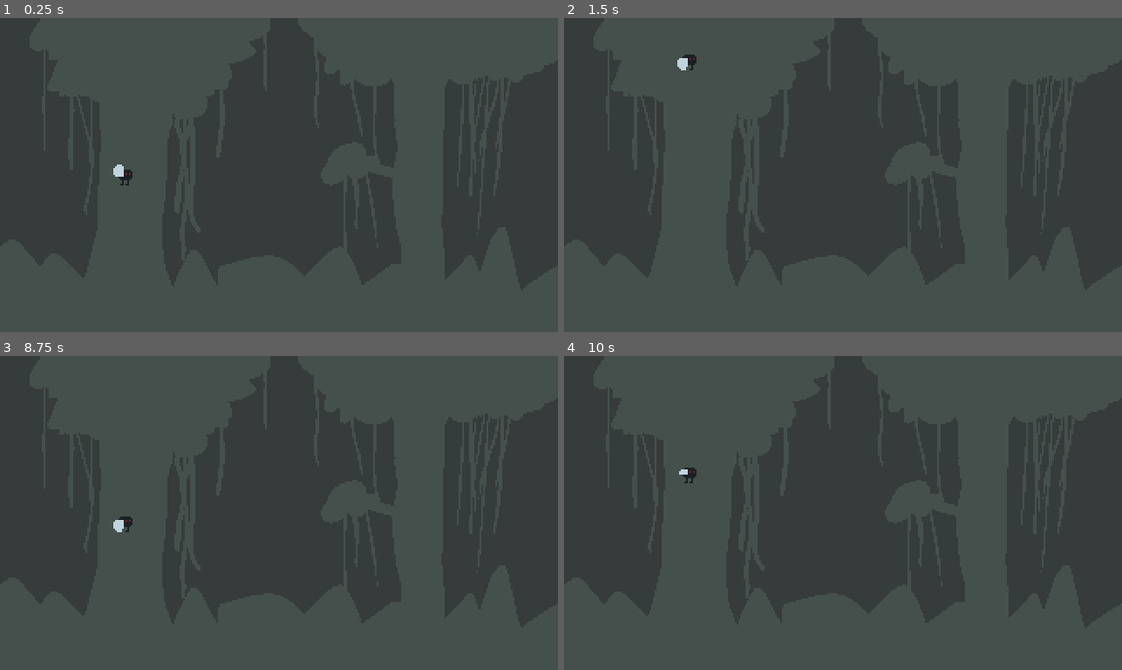
Above: before the commit, frames 1-4 (two rows, left to right).
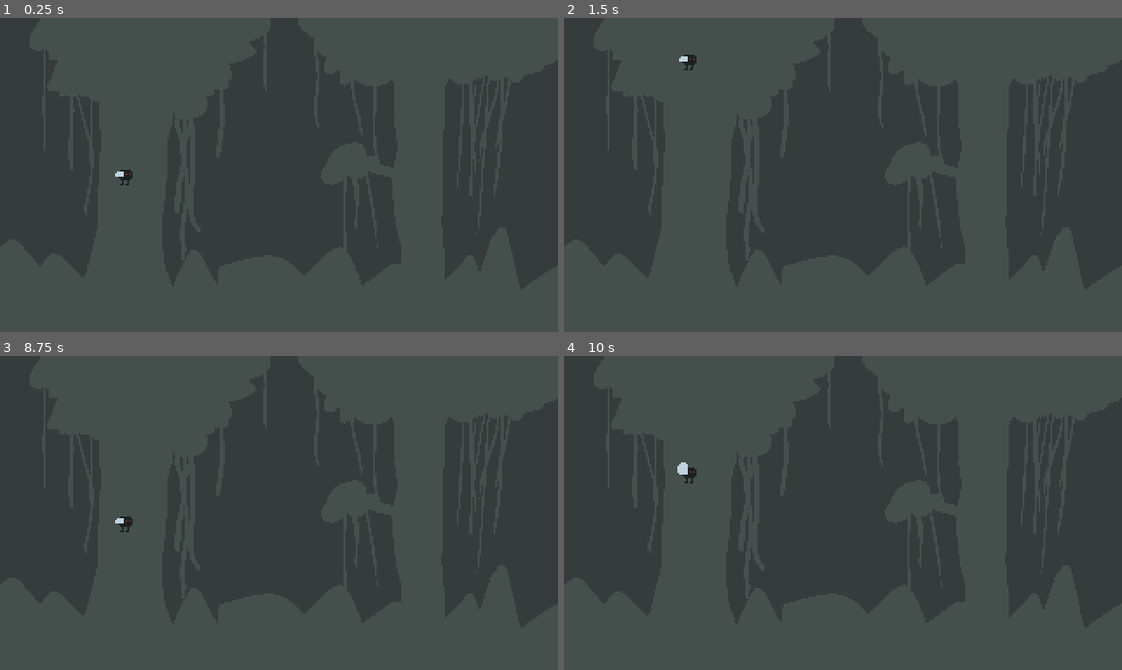
Above: after the commit, the same moments.

Repository: adrianwhatfield/flappy-fly
Game: Godot game, scene res://scenes/game.tscn
Same seed, same stepped clock (60 frames per second), same inputs: the game is played once before the commit and once after it.
Inputs:
- Up to frame 1 (0.25 s): no input
- Up to frame 2 (1.5 s): hold Up (ui_up) 0.53-1.28 s
- Up to frame 3 (8.75 s): hold Up (ui_up) 2.03-3.53 s; tap Enter at 2.75, 4.25, 5.75 s; tap Space at 3.5, 5, 6.5 s; hold Up (ui_up) 5.78-8.03 s
- Up to frame 4 (10 s): hold Up (ui_up) from 9.53 s (still down)

The runs differ from the first frame. In frame 1, less than 0.1% of the frame differs, in the area x 20-23%, y 46-50%; in frame 2, less than 0.1%, in the area x 20-23%, y 12-17%; in frame 3, less than 0.1%; in frame 4, less than 0.1%.

Commit message:
Update tree_bottom and tree_top sprites

Diff:
--- a/flappy-fly/scenes/Player.tscn
+++ b/flappy-fly/scenes/Player.tscn
@@ -31,4 +31,6 @@
 [node name="AnimatedSprite" type="AnimatedSprite" parent="."]
 frames = SubResource( 2 )
 animation = "flap"
+frame = 1
 speed_scale = 0.5
+playing = true
Binary file removed: flappy-fly/assets/art/tree_bottom.png
Binary file removed: flappy-fly/assets/art/tree_top.png
Binary file added: flappy-fly/assets/tree_bottom.png
Not shown, changed: flappy-fly/assets/tree_bottom.png.import
Binary file added: flappy-fly/assets/tree_top.png
Not shown, changed: flappy-fly/assets/tree_top.png.import
